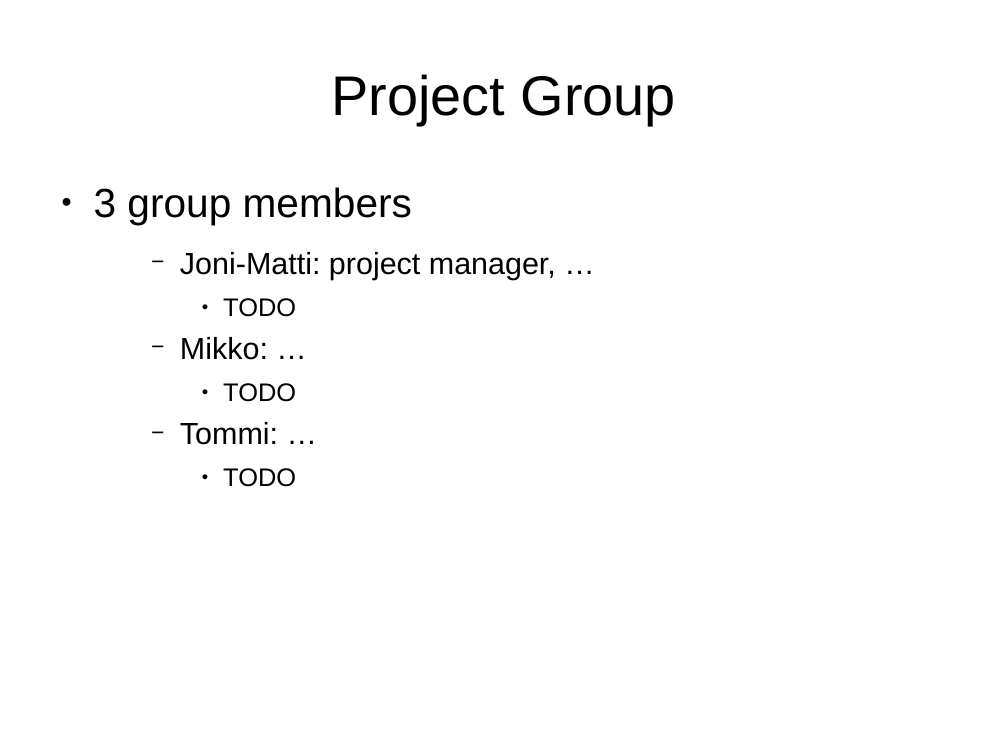
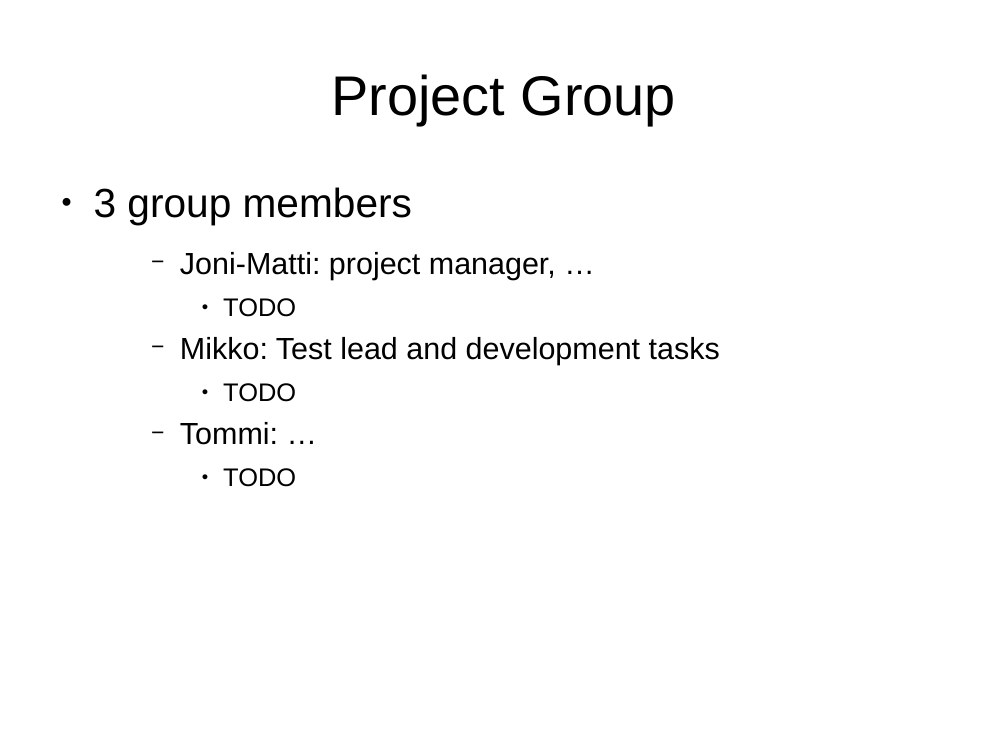
Before and after one commit to darwinbeing/kactus2all, a slide deck: slide 6 of Administrative/Project Plan Slides.odp (slide 5 before the commit). Drawn at 1008x756 pixels with LibreOffice and Linux fonts; fonts in the diff are those of the drawing. Boxes give left, top, right and bottom in pixels: in the first picture for what was removed or moved away, otherwise in the second. Text is boxed around its words. In the diff, an @@ line names an element or a change of style, - is before the commit and + after.

Commit message:
Work on project plan presentation

```diff
--- a/Administrative/Project Plan Slides.odp
+++ b/Administrative/Project Plan Slides.odp
@@ text at box(180, 337, 720, 365): text changed @@
-    − Mikko: …
+    − Mikko: Test lead and development tasks
```
Also in this commit, not shown: 1 other slide changed, 3 slides added, 2 slides removed.
